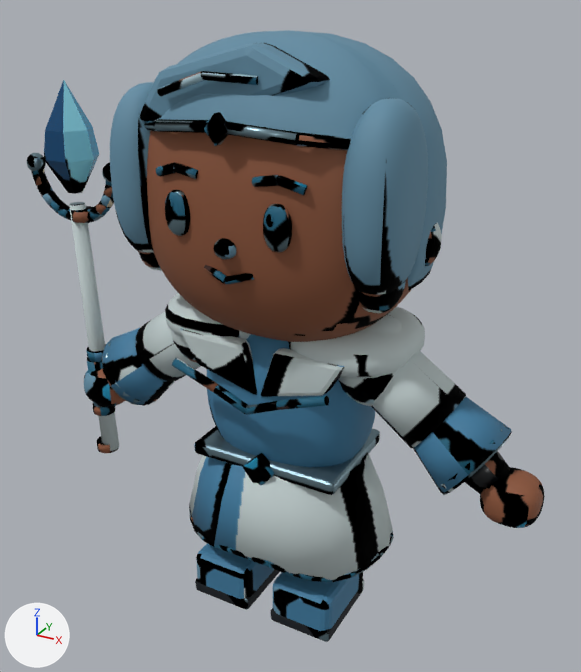
The glTF model assets/characters/glacia/Glacia.glb: old version first, new version second.
One viewpoint serves both versions: a 50 mm lens placed at (0.937, -1.691, 1.649), pointed at (-0.024, 0.055, 0.776). Every picture has the same lights, and +X, +Y and +Z are marked at lower left. The first picture is the older version. Vertices at exactly the same position are counted once.

In view in the first picture: 'Glacia_Body', 'Hair', 'IceCrystal', 'Robes', 'Scepter'.
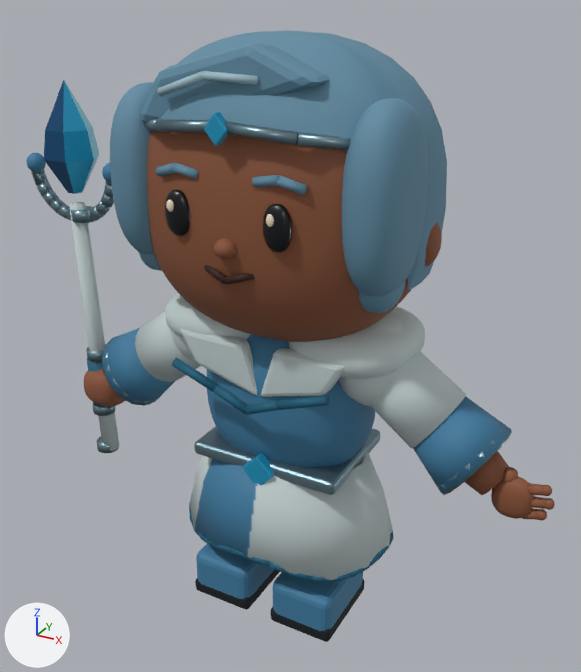
Location of each change, [x1, y1, x2, y2] in pixels of the pictures (581 x 672 px; the box of a moved part takes in the faces that stretch with it):
'Glacia_Body', reshaped: before [84, 71, 545, 642]; after [84, 71, 555, 642]
part 1 of me_tunic, added: after [546, 498, 555, 510]
part 2 of me_tunic, added (mostly hidden): after [531, 496, 546, 509]
part 3 of me_tunic, added: after [527, 483, 544, 496]
part 4 of me_tunic, added: after [501, 467, 518, 483]
part 5 of me_tunic, moved or reshaped: before [480, 467, 545, 528]; after [491, 476, 552, 520]
part 6 of me_tunic, surface changed: [84, 71, 515, 641] in both
part 7 of me_soft_bob, surface changed: [110, 40, 443, 313] in both
part 8 of me_ice_droplet, surface changed: [44, 80, 99, 194] in both
part 9 of me_shawl_shoulder_r, surface changed: [165, 301, 423, 582] in both
part 10 of me_cone_060, surface changed: [27, 153, 115, 453] in both

The edits, one by one:
me_tunic is used by ob_glacia_body; location (0.0, 0.0, 0.0).
me_tunic had 7070 vertices, 13924 faces and spanned x -0.69..0.69, y -0.31..0.27, z 0.0..1.53.
me_tunic now has 7445 vertices, 14646 faces and spans x -0.69..0.72, y -0.31..0.27, z 0.0..1.53.
me_tunic part 1: a new loose piece, a UV sphere (13 segments, 8 rings, poles along z) spanning x 0.696..0.722, y -0.036..-0.01, z 0.518..0.546, in mat_glacia___1k_pbr_atlas.
me_tunic part 2: a new loose piece of 24 vertices spanning x 0.65..0.71, y -0.04..-0.01, z 0.51..0.54, in mat_glacia___1k_pbr_atlas.
me_tunic part 3: a new loose piece of 24 vertices spanning x 0.65..0.7, y -0.04..-0.01, z 0.54..0.58, in mat_glacia___1k_pbr_atlas.
me_tunic part 4: a new loose piece of 24 vertices spanning x 0.59..0.63, y -0.04..-0.01, z 0.56..0.6, in mat_glacia___1k_pbr_atlas.
me_tunic part 5: 168 vertices moved from x 0.55..0.69, y -0.09..0.05, z 0.46..0.58 to x 0.58..0.69, y -0.05..0.0, z 0.47..0.58; 130 vertices removed from x 0.58..0.69, y -0.09..0.02, z 0.45..0.58; 340 vertices added at x 0.59..0.71, y -0.05..-0.01, z 0.47..0.58.
me_tunic part 6: 11834 kept faces spanning x -0.69..0.69, y -0.31..0.19, z 0.0..1.53 get new texture (UV) coordinates.
Other edits to the shape of me_tunic do not show in these pictures.
me_soft_bob has 1846 vertices, 3634 faces and spans x -0.379..0.379, y -0.27..0.382, z 0.974..1.55.
me_soft_bob is used by ob_hair; location (0.0, 0.0, 0.0).
me_soft_bob part 7: texture (UV) coordinates of 3546 of 3634 faces, centred in x -0.378..0.378, y -0.25..0.381, z 0.975..1.55, changed; they spanned u 0.11..0.9, v 0.01..0.93 and now span u 0.1..0.89, v 0.01..0.92.
me_ice_droplet has 19 vertices, 34 faces and spans x -0.744..-0.588, y -0.093..0.043, z 1.112..1.414.
me_ice_droplet is used by ob_icecrystal; location (0.0, 0.0, 0.0).
me_ice_droplet part 8: texture (UV) coordinates of 34 of 34 faces, centred in x -0.727..-0.605, y -0.089..0.039, z 1.112..1.329, changed; they spanned u 0.07..0.43, v 0.65..0.96 and now span u 0.07..0.55, v 0.64..0.94.
me_shawl_shoulder_r has 1310 vertices, 2472 faces and spans x -0.35..0.35, y -0.226..0.226, z 0.197..0.9.
me_shawl_shoulder_r is used by ob_robes; location (0.0, 0.0, 0.0).
me_shawl_shoulder_r part 9: texture (UV) coordinates of 2472 of 2472 faces, centred in x -0.348..0.348, y -0.224..0.224, z 0.199..0.899, changed; they spanned u 0.01..0.99, v 0.01..0.99 and now span u 0.01..0.97, v 0.01..0.99.
me_cone_060 has 652 vertices, 1220 faces and spans x -0.83..-0.501, y -0.059..0.009, z 0.285..1.208.
me_cone_060 is used by ob_scepter; location (0.0, 0.0, 0.0).
me_cone_060 part 10: texture (UV) coordinates of 1220 of 1220 faces, centred in x -0.83..-0.502, y -0.058..0.008, z 0.285..1.207, changed; they spanned u 0.01..0.99, v 0.01..0.98 and now span u 0.01..0.98, v 0.01..0.98.
